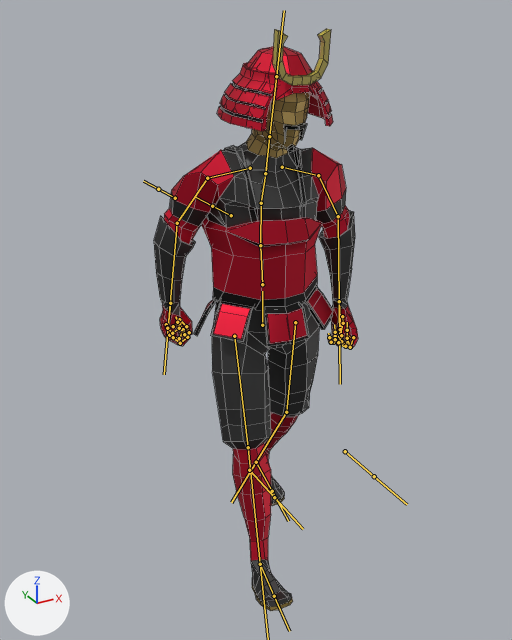
An edit to the FBX model Ronin Chronicles/Assets/Samurai.fbx, drawn before and after from the same camera.
Camera for both pictures: a 50 mm lens placed at (-1.35, -2.39, 2.33), pointed at (-0.04, -0.01, 1.14). Arrows for +X, +Y and +Z are at lower left; the lights stay in place. Both versions are drawn at frame 20 of the action 'Armature|Walk'; the numbers are the values there. The bones that bend it are drawn over the model as lines. Mesh edges are drawn as thin lines.

The first picture shows 'Samurai'.
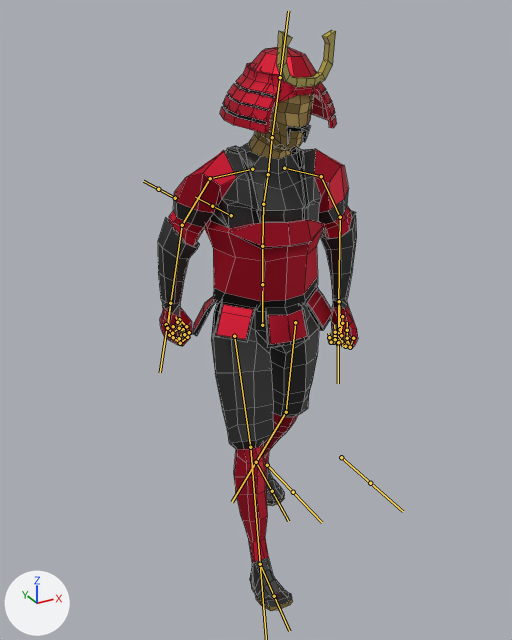
Location of each change, [x1, y1, x2, y2] in pixels of the pictures (512 x 640 px):
```json
{"object": "Samurai", "change": "posed", "before": [154, 29, 358, 611], "after": [158, 30, 358, 611]}
{"bone": "MiddleBody", "before": "(262, 284) to (260, 245)", "after": "(262, 284) to (262, 246)"}
{"bone": "Chest", "before": "(260, 245) to (261, 203)", "after": "(262, 246) to (263, 204)"}
{"bone": "R.Arm", "before": "(207, 178) to (177, 223)", "after": "(210, 178) to (182, 225)"}
{"bone": "R.Forearm", "before": "(177, 223) to (170, 303)", "after": "(182, 225) to (170, 303)"}
{"bone": "R.Thigh", "before": "(234, 336) to (248, 447)", "after": "(234, 336) to (250, 447)"}
```

Scene script edits in JSON lines:
```json
{"block": "bone_middlebody", "where": "bone_middlebody = bpy.data.objects['Armature'].pose.bones['MiddleBody']  # child of 'LowerBody'"}
{"op": "set", "path": "bone_middlebody.rotation_quaternion", "old": "(1.0, 0.004, 0.0, 0.0)", "new": "(0.999, 0.047, 0.0, 0.0)", "note": "degrees (0, 0, 0) -> degrees (5, 0, 0)"}
{"block": "bone_chest", "where": "bone_chest = bpy.data.objects['Armature'].pose.bones['Chest']  # child of 'MiddleBody'"}
{"op": "set", "path": "bone_chest.rotation_quaternion", "old": "(0.999, 0.035, -0.001, -0.002)", "new": "(1.0, 0.001, -0.001, -0.002)", "note": "degrees (4, 0, 0) -> degrees (0, 0, 0)"}
{"block": "bone_r_arm", "where": "bone_r_arm = bpy.data.objects['Armature'].pose.bones['R.Arm']  # child of 'R.Shoulder'"}
{"op": "set", "path": "bone_r_arm.rotation_quaternion", "old": "(0.695, 0.154, -0.693, 0.115)", "new": "(0.688, 0.177, -0.69, 0.137)", "note": "degrees (98, -87, -76) -> degrees (-74, -93, 100)"}
{"block": "bone_r_forearm", "where": "bone_r_forearm = bpy.data.objects['Armature'].pose.bones['R.Forearm']  # child of 'R.Arm'"}
{"op": "set", "path": "bone_r_forearm.rotation_quaternion", "old": "(0.998, 0.067, 0.004, -0.022)", "new": "(1.0, 0.013, 0.005, -0.011)", "note": "degrees (8, 1, -3) -> degrees (2, 1, -1)"}
{"block": "bone_r_thigh", "where": "bone_r_thigh = bpy.data.objects['Armature'].pose.bones['R.Thigh']  # child of 'LowerBody'"}
{"op": "set", "path": "bone_r_thigh.rotation_quaternion", "old": "(0.95, -0.067, 0.256, 0.163)", "new": "(0.983, -0.043, 0.048, 0.174)", "note": "degrees (-3, 31, 19) -> degrees (-4, 6, 20)"}
```
